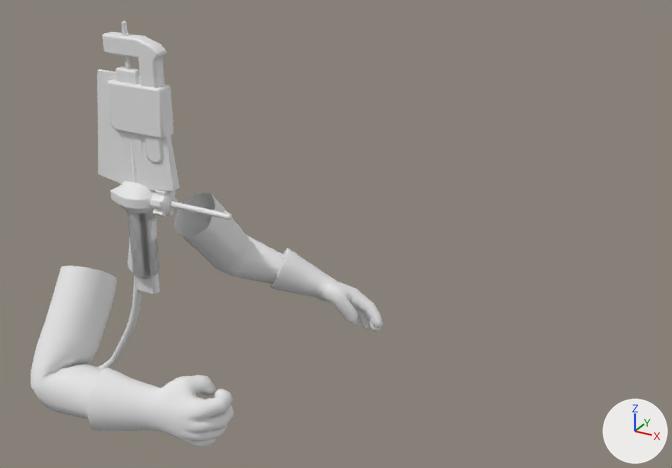
The Blender file Items.blend: old version first, new version second.
Camera for both pictures: a 50 mm lens placed at (1.281, -1.446, 0.822), pointed at (0.425, 0.11, 0.044). Every picture has the same lights, and +X, +Y and +Z are marked at lower right. The first picture is the older version.

Objects in the first picture: 'Cube.002', 'Manny.006', 'Scrape', 'Screwdriver.001' and 2 more.
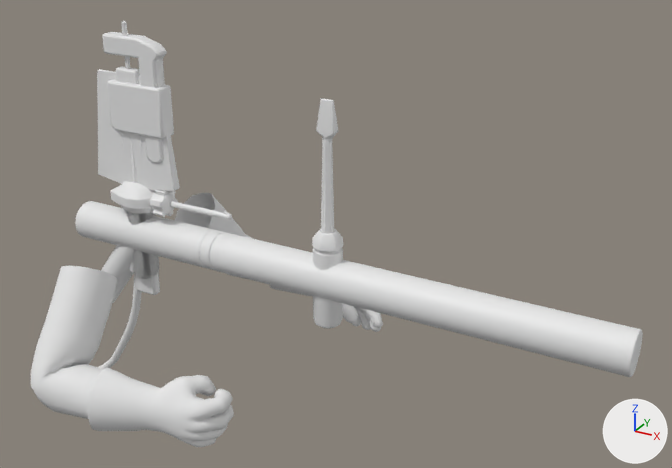
Where the change shows, as pixel boxes [x1, y1, x2, y2] in the pictures (672 x 468 px):
'Cylinder.002', added
    after: [75, 201, 643, 377]
'Screwdriver.003', added
    after: [312, 98, 344, 329]

Edits to the bpy script that builds the scene:
```text
Add me_cylinder_008:
    me_cylinder_008.from_pydata(...)  # 448 vertices, 358 faces; spans x -0.165..1.068, y -0.042..0.042, z -0.206..0.042
    me_cylinder_008.polygons.foreach_set('use_smooth', [True] * 358)
Add ob_cylinder_002:
    ob_cylinder_002 = bpy.data.objects.new('Cylinder.002', me_cylinder_008)
    ob_cylinder_002.location = (0.0, 0.0, 0.0)
    _m = ob_cylinder_002.modifiers.new('Bevel', 'BEVEL')
    _m.width = 0.003
    _m.width_pct = 0.003
    _m.segments = 4
Add ob_screwdriver_003:
    ob_screwdriver_003 = bpy.data.objects.new('Screwdriver.003', me_cylinder_003.copy())  # the mesh of ob_screwdriver_002
    ob_screwdriver_003.location = (0.467, 0.0, 0.0)
    _m = ob_screwdriver_003.modifiers.new('Bevel', 'BEVEL')
    _m.width = 0.01
    _m.width_pct = 0.01
    _m.segments = 2
    _m.angle_limit = 0.611
```
